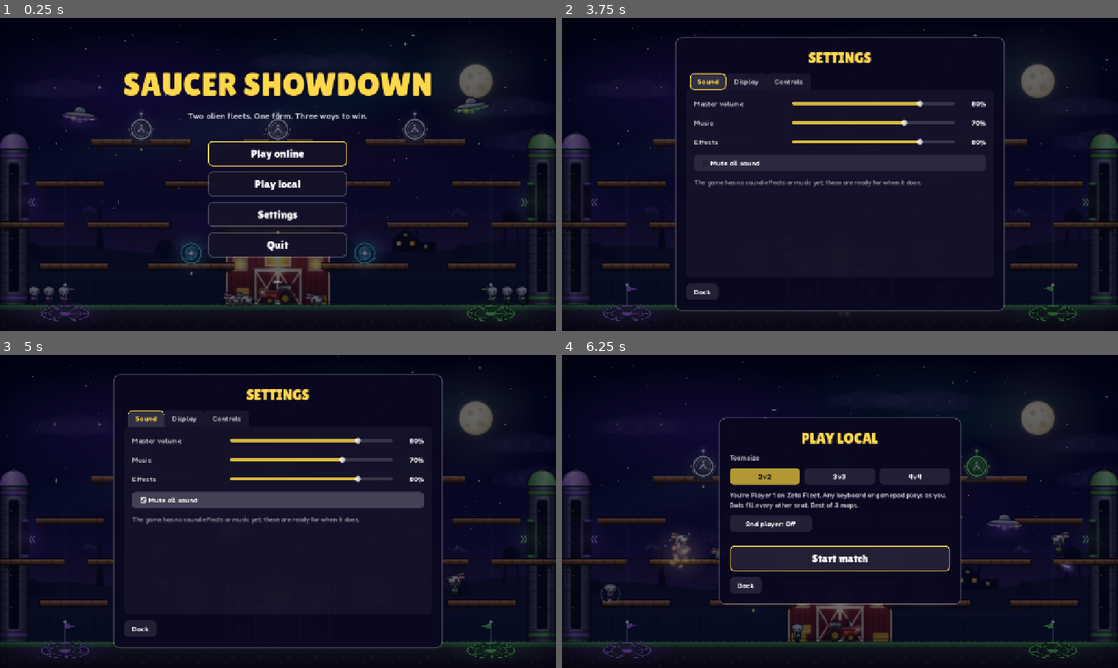
Above: before the commit, frames 1-4 (two rows, left to right).
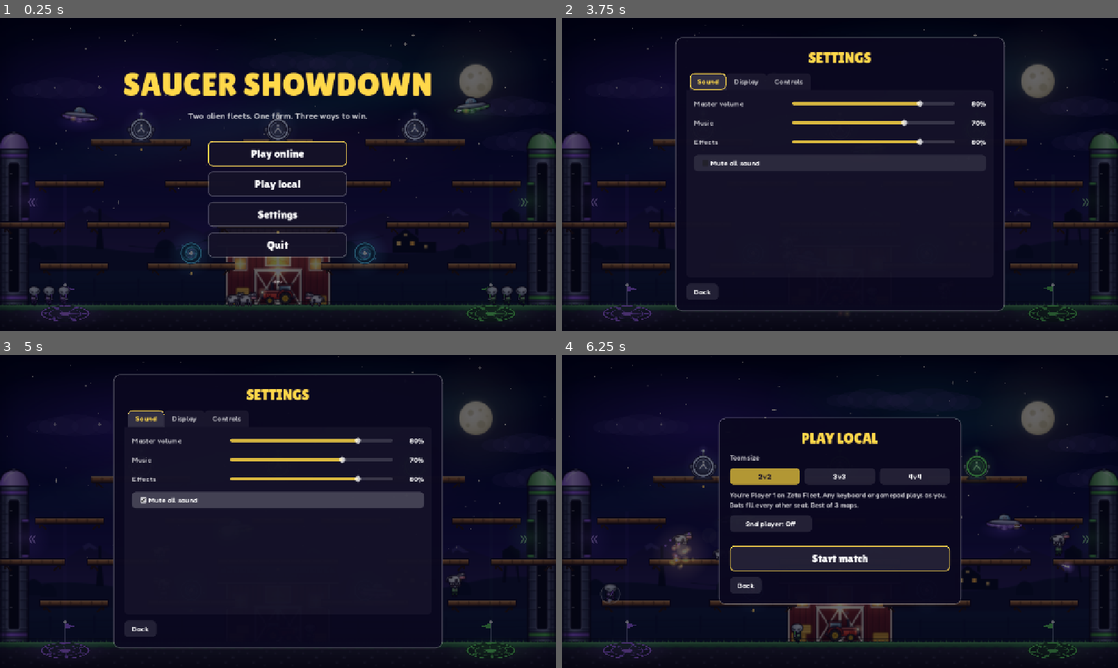
Above: after the commit, the same moments.

Repository: drewburr-labs/saucer-showdown
Game: Godot game, scene res://main.tscn
Same seed, same stepped clock (60 frames per second), same inputs: the game is played once before the commit and once after it.
Inputs:
- Up to frame 1 (0.25 s): no input
- Up to frame 2 (3.75 s): click "Play online" at 0.5 s; click "Host a game" at 1.25 s; click "Join" at 2 s; click "Back" at 2.75 s; click "Settings" at 3.5 s
- Up to frame 3 (5 s): click "Mute all sound" at 4.25 s
- Up to frame 4 (6.25 s): click "Back" at 5 s; click "Play local" at 5.75 s

The runs differ from the first frame. In frame 1, less than 0.1% of the frame differs, in the area x 40-47%, y 87-92%; in frame 2, 0.4%; in frame 3, 0.4%, in the area x 23-84%, y 51-74%; in frame 4, less than 0.1%.

Commit message:
Play sound: effects, beam and tractor loops, menu clicks and music
scripts/audio/sound.gd plays effects from the sim's events and from
watching its state each tick (shots, jumps, respawns, pickups, moos),
panned to where they happen. Beams hum and the tractor chugs while in use.
The menus and a match each have their own music; the bots' match behind
the menus plays quietly, the music ducks under the in-game menu, and the
win fanfare waits for the win to be confirmed.

Diff:
--- /dev/null
+++ b/scripts/audio/sound.gd
@@ -0,0 +1,362 @@
+extends Node2D
+## The game's sound: effects for what happens in a match, loops for tractor
+## beams and the tractor, ticks and clicks for the menus, and the music. Like
+## the view it only reads the sim (its events, and its state each tick) and
+## never feeds back into it. The sounds are made by tools/make_sounds.gd.
+##
+## Effects play from where they happen, panned across the screen. The bots'
+## match behind the menus plays quietly.
+
+const Cfg = preload("res://scripts/sim/config.gd")
+const E = preload("res://scripts/sim/entities.gd")
+
+const DIR := "res://assets/sounds/"
+const VOICES := 24
+const QUIET_DB := -18.0 # the bots' match behind the menus
+const MUSIC_DB := -4.0
+const FADE := 1.2 # seconds to cross-fade between tracks
+const REPEAT_MS := 45 # the same effect can't start more often than this
+## How loud each sound plays, in dB (every file is normalised).
+const GAIN := {
+	"shot_saucer": -11.0, "shot_ray": -12.0, "hit": -5.0, "boom_big": -1.0, "boom_small": -7.0,
+	"jump": -19.0, "land": -22.0, "moo1": -10.0, "moo2": -10.0, "pickup": -14.0,
+	"beam_loop": -17.0, "tractor_loop": -15.0, "tractor_start": -11.0, "deposit": -7.0,
+	"heist": -8.0, "powerup": -8.0, "speed": -10.0, "probe": -9.0, "claim": -8.0,
+	"respawn_saucer": -12.0, "respawn_grey": -18.0, "ui_move": -16.0, "ui_click": -11.0,
+	"go": -8.0, "win_map": -3.0, "win_match": -2.0,
+}
+
+var sim # Sim, or null
+var quiet := false # the bots' match behind the menus
+var ducked := false # the in-game menu is open
+
+var _streams := {}
+var _voices: Array[AudioStreamPlayer2D] = []
+var _last := {} # sound -> msec it last started
+var _silent := false
+var _music: Array[AudioStreamPlayer] = []
+var _music_vol := [0.0, 0.0]
+var _cur := 0 # which of _music is the track playing now
+var _track := ""
+var _fanfare: AudioStreamPlayer
+var _loops := {} # key -> {"name", "player", "vol"}
+var _seen_sim = null
+var _tick := -1
+var _still := 0.0 # seconds since the sim last moved (paused, waiting, or a banner)
+var _bolts := {}
+var _units := {} # unit id -> what it was doing last tick
+var _cows := {}
+var _rider := false
+var _moo_t := 6.0
+var _ready_ms := 0
+var _click_ms := -1000
+var _rng := RandomNumberGenerator.new()
+
+
+func _ready() -> void:
+	_rng.randomize()
+	_ready_ms = Time.get_ticks_msec()
+	for i in VOICES:
+		_voices.append(_player2d())
+	for i in 2:
+		var m := AudioStreamPlayer.new()
+		m.bus = "Music"
+		add_child(m)
+		_music.append(m)
+	_fanfare = AudioStreamPlayer.new()
+	_fanfare.bus = "Music"
+	add_child(_fanfare)
+	get_tree().node_added.connect(_on_node_added)
+	get_viewport().gui_focus_changed.connect(_on_focus)
+
+
+func _process(delta: float) -> void:
+	_update_music(delta)
+	if sim != _seen_sim:
+		# A new map or a bot match: note what's there without sounding it.
+		_seen_sim = sim
+		_bolts.clear()
+		_units.clear()
+		_cows.clear()
+		_rider = false
+		if sim != null:
+			_silent = true
+			_watch()
+			_silent = false
+			_tick = sim.tick
+	elif sim != null:
+		if sim.tick != _tick:
+			_tick = sim.tick
+			_still = 0.0
+			_watch()
+			_ambient(delta)
+		else:
+			_still += delta
+	_update_loops(delta)
+
+
+## Plays effect `name` at `pos` (the middle of the screen if null). `ui`
+## sounds aren't hushed with the bots' match.
+func play(name: String, pos: Variant = null, db := 0.0, pitch := 1.0, ui := false) -> void:
+	if _silent:
+		return
+	var now := Time.get_ticks_msec()
+	if now - int(_last.get(name, -1000)) < REPEAT_MS:
+		return
+	var s := _stream(name)
+	if s == null:
+		return
+	_last[name] = now
+	var v := _free_voice()
+	v.stream = s
+	v.position = pos if pos != null else Vector2(Cfg.W, Cfg.H) * 0.5
+	v.volume_db = GAIN.get(name, 0.0) + db + (QUIET_DB if quiet and not ui else 0.0)
+	v.pitch_scale = pitch * _rng.randf_range(0.96, 1.04)
+	v.set_meta("t", now)
+	v.play()
+
+
+## The sim's events for a tick (the same ones the view gets).
+func add_events(events: Array) -> void:
+	for ev: Dictionary in events:
+		var p: Vector2 = ev["pos"]
+		match ev["type"]:
+			"deposit":
+				play("deposit", p, 0.0, 1.12 if ev["value"] > 1 else 1.0)
+			"heist":
+				play("heist", p)
+			"warrior":
+				play("powerup", p)
+			"speed":
+				play("speed", p)
+			"probed":
+				play("probe", p)
+			"claim":
+				play("claim", p)
+			"hit":
+				play("hit", p)
+			"kill":
+				play("boom_big" if ev["kind"] == E.Kind.OVERLORD else "boom_small", p)
+			# "win" sounds once the win is confirmed; see win().
+
+
+## The music to play: "menu", "battle", or "" for none.
+func music(track: String) -> void:
+	if track == _track:
+		return
+	_track = track
+	_cur = 1 - _cur
+	var m := _music[_cur]
+	m.stop()
+	m.stream = _stream("music_" + track) if track != "" else null
+	_music_vol[_cur] = 0.0
+	m.volume_db = -80.0
+	if m.stream != null:
+		m.play()
+
+
+## A map is won (or the whole match).
+func win(match_over: bool) -> void:
+	var s := _stream("win_match" if match_over else "win_map")
+	if s == null:
+		return
+	_fanfare.stream = s
+	_fanfare.volume_db = GAIN["win_match" if match_over else "win_map"]
+	_fanfare.play()
+
+
+## A map is starting.
+func go() -> void:
+	play("go", null, 0.0, 1.0, true)
+
+
+# --- Watching the sim ------------------------------------------------------
+
+## Sounds for changes since the last tick that the sim doesn't report as
+## events: shots, jumps, respawns, cows picked up, the tractor starting.
+func _watch() -> void:
+	var live := {}
+	for b: E.Bolt in sim.bolts:
+		live[b.id] = true
+		if not _bolts.has(b.id):
+			play("shot_saucer" if b.from_kind == E.Kind.OVERLORD else "shot_ray", b.pos)
+	_bolts = live
+	for u: E.Unit in sim.units:
+		var was: Dictionary = _units.get(u.id, {})
+		_units[u.id] = {"alive": u.alive, "ground": u.grounded, "vy": u.vel.y,
+			"carry": u.carrying != null, "beam": u.beam_target != null}
+		if was.is_empty() or not u.alive:
+			continue
+		if not was["alive"]:
+			play("respawn_saucer" if u.kind == E.Kind.OVERLORD else "respawn_grey", u.pos)
+		elif u.kind == E.Kind.GREY:
+			if was["ground"] and not u.grounded and u.vel.y < -200.0 and u.held_by == null:
+				play("jump", u.pos)
+			elif u.grounded and not was["ground"] and was["vy"] > 450.0:
+				play("land", u.pos)
+			if u.carrying != null and not was["carry"]:
+				play("pickup", u.pos)
+				if _rng.randf() < 0.4:
+					_moo(u.pos)
+		elif u.beam_target != null and not was["beam"]:
+			if u.beam_target is E.Cow:
+				_moo(u.beam_target.pos)
+			else:
+				play("pickup", u.pos, 0.0, 0.7)
+	var cows := {}
+	for c: E.Cow in sim.cows:
+		cows[c.id] = true
+		if not _cows.has(c.id):
+			_moo(c.pos, -5.0)
+	_cows = cows
+	var riding: bool = sim.tractor.rider != null
+	if riding and not _rider:
+		play("tractor_start", sim.tractor.pos)
+	_rider = riding
+
+
+## Now and then a loose cow moos.
+func _ambient(delta: float) -> void:
+	_moo_t -= delta
+	if _moo_t > 0.0:
+		return
+	_moo_t = _rng.randf_range(7.0, 16.0)
+	var loose: Array = sim.cows.filter(func(c: E.Cow) -> bool: return c.state == E.CowState.LOOSE)
+	if not loose.is_empty():
+		_moo(loose[_rng.randi() % loose.size()].pos, -4.0)
+
+
+func _moo(pos: Vector2, db := 0.0) -> void:
+	var now := Time.get_ticks_msec()
+	if now - int(_last.get("moo", -1000)) < 600:
+		return
+	if not _silent:
+		_last["moo"] = now
+	play("moo1" if _rng.randf() < 0.5 else "moo2", pos, db, _rng.randf_range(0.9, 1.1))
+
+
+## Beams hum and the tractor chugs while they're in use and the sim is moving.
+func _update_loops(delta: float) -> void:
+	var want := {} # key -> [sound, position, pitch]
+	if sim != null and _still < 0.2:
+		for u: E.Unit in sim.units:
+			if u.alive and u.kind == E.Kind.OVERLORD and u.in_beam:
+				want["beam%d" % u.id] = ["beam_loop", u.pos + Vector2(0, 60), 0.85 if u.beam_target != null else 1.0]
+		var tr: E.Tractor = sim.tractor
+		if tr.rider != null:
+			want["tractor"] = ["tractor_loop", tr.pos, 1.0 if tr.dir == 0.0 else 1.12]
+	for key: String in want:
+		if not _loops.has(key):
+			var s := _stream(want[key][0])
+			if s == null:
+				continue
+			var p := _player2d()
+			p.stream = s
+			p.volume_db = -80.0
+			p.play()
+			_loops[key] = {"name": want[key][0], "player": p, "vol": 0.0}
+	for key: String in _loops.keys():
+		var l: Dictionary = _loops[key]
+		var p: AudioStreamPlayer2D = l["player"]
+		var on := want.has(key)
+		l["vol"] = move_toward(l["vol"], 1.0 if on else 0.0, delta * (8.0 if on else 5.0))
+		if on:
+			p.position = want[key][1]
+			p.pitch_scale = want[key][2]
+		elif l["vol"] <= 0.0:
+			p.queue_free()
+			_loops.erase(key)
+			continue
+		p.volume_db = GAIN[l["name"]] + linear_to_db(maxf(l["vol"], 0.0001)) + (QUIET_DB if quiet else 0.0)
+
+
+# --- Music -----------------------------------------------------------------
+
+func _update_music(delta: float) -> void:
+	var level := 1.0
+	if ducked:
+		level = 0.4
+	if _fanfare.playing:
+		level = 0.15
+	for i in 2:
+		var target := level if i == _cur and _track != "" else 0.0
+		_music_vol[i] = move_toward(_music_vol[i], target, delta / FADE)
+		var m := _music[i]
+		if not m.playing:
+			continue
+		if _music_vol[i] <= 0.0 and i != _cur:
+			m.stop()
+		m.volume_db = MUSIC_DB + linear_to_db(maxf(_music_vol[i], 0.0001))
+
+
+# --- Menus -----------------------------------------------------------------
+
+## Every button clicks and every slider ticks, wherever it is.
+func _on_node_added(n: Node) -> void:
+	if n is BaseButton:
+		(n as BaseButton).pressed.connect(_ui_click)
+	elif n is Slider:
+		(n as Slider).value_changed.connect(_ui_tick.unbind(1))
+	elif n is TabBar:
+		(n as TabBar).tab_changed.connect(_ui_tick.unbind(1))
+
+
+## Moving the focus with keys or a gamepad ticks; a mouse click doesn't, and
+## nor does the focus a page sets as it opens.
+func _on_focus(_c: Control) -> void:
+	if Input.is_mouse_button_pressed(MOUSE_BUTTON_LEFT) or Time.get_ticks_msec() - _click_ms < 200:
+		return
+	_ui_tick()
+
+
+func _ui_click() -> void:
+	_click_ms = Time.get_ticks_msec()
+	if _click_ms - _ready_ms > 500:
+		play("ui_click", null, 0.0, 1.0, true)
+
+
+func _ui_tick() -> void:
+	if Time.get_ticks_msec() - _ready_ms > 500:
+		play("ui_move", null, 0.0, 1.0, true)
+
+
+# --- Helpers ---------------------------------------------------------------
+
+func _stream(name: String) -> AudioStream:
+	if not _streams.has(name):
+		var s: AudioStream = null
+		for ext in [".wav", ".ogg"]:
+			if ResourceLoader.exists(DIR + name + ext):
+				s = load(DIR + name + ext)
+				break
+		_streams[name] = s
+	return _streams[name]
+
+
+func _player2d() -> AudioStreamPlayer2D:
+	var p := AudioStreamPlayer2D.new()
+	p.bus = "Effects"
+	p.attenuation = 0.0 # no fall-off: the whole arena is on screen
+	p.max_distance = 100000.0
+	p.panning_strength = 1.2
+	add_child(p)
+	return p
+
+
+## An idle voice, or else the one that started longest ago.
+func _free_voice() -> AudioStreamPlayer2D:
+	var best: AudioStreamPlayer2D = _voices[0]
+	for v in _voices:
+		if not v.playing:
+			return v
+		if int(v.get_meta("t", 0)) < int(best.get_meta("t", 0)):
+			best = v
+	return best
+
+
+## Stop everything, so no playback outlives the players at exit.
+func _exit_tree() -> void:
+	for c in get_children():
+		if c is AudioStreamPlayer or c is AudioStreamPlayer2D:
+			c.stop()
+			c.stream = null
--- a/scripts/main.gd
+++ b/scripts/main.gd
@@ -28,6 +28,7 @@
 const RelayLink = preload("res://scripts/net/relay_link.gd")
 const RP = preload("res://relay/relay_protocol.gd")
 const ArenaView = preload("res://scripts/view/arena_view.gd")
+const Sound = preload("res://scripts/audio/sound.gd")
 const Hud = preload("res://scripts/view/hud.gd")
 const Menus = preload("res://scripts/ui/menus.gd")
 const Settings = preload("res://scripts/settings.gd")
@@ -85,6 +86,7 @@
 var _next_sent := false
 var _input = LocalInput.new() # untyped so tests can script it
 var _view: ArenaView
+var _sound: Sound
 var _hud: Hud
 var _menu: Menus
 var _host_port := NetPeer.PORT
@@ -118,6 +120,8 @@
 	randomize()
 	_view = ArenaView.new()
 	add_child(_view)
+	_sound = Sound.new()
+	add_child(_sound)
 	_hud = Hud.new()
 	_hud.game = self
 	add_child(_hud)
@@ -345,6 +349,9 @@
 	sim = Sim.new(randi(), 3)
 	_view.sim = sim
 	_view.labels = {}
+	_sound.sim = sim
+	_sound.quiet = true
+	_sound.music("menu")
 	win_confirmed = false
 	waiting_t = 0
 	you = ""
@@ -357,6 +364,7 @@
 	sim.step_frame(InputFrame.all_bots(sim.units.size()))
 	if not sim.events.is_empty():
 		_view.add_events(sim.events)
+		_sound.add_events(sim.events)
 
 
 func _new_match() -> void:
@@ -396,6 +404,11 @@
 	waiting_t = 0
 	_drift = 0
 	_view.sim = sim
+	_sound.sim = sim
+	_sound.quiet = false
+	_sound.music("battle")
+	if sim.tick < 30: # not a late join or a resync
+		_sound.go()
 	if role != Role.CLIENT:
 		_sums.clear()
 		for id: int in _peers:
@@ -430,6 +443,7 @@
 
 func _physics_process(_delta: float) -> void:
 	_input.poll()
+	_sound.ducked = in_match and _menu.is_open()
 	notice_t = maxf(0.0, notice_t - Cfg.TICK)
 	if net != null:
 		_net_events()
@@ -657,6 +671,7 @@
 			_shown.append([t, ev["type"], ev.get("team", -1), ev["pos"]])
 	if not fresh.is_empty():
 		_view.add_events(fresh)
+		_sound.add_events(fresh)
 	while not _shown.is_empty() and _shown[0][0] < _verified - 10:
 		_shown.pop_front()
 
@@ -669,6 +684,7 @@
 		map_wins[sim.winner] += 1
 		if map_wins[sim.winner] >= Cfg.MAPS_TO_WIN:
 			match_winner = sim.winner
+		_sound.win(match_winner >= 0)
 	_win_ticks += 1
 	if match_winner >= 0 and _win_ticks > BACK_TO_LOBBY and role != Role.CLIENT:
 		end_match()
--- a/scripts/settings.gd
+++ b/scripts/settings.gd
@@ -138,7 +138,7 @@
 	for bus: String in BUSES:
 		var i := AudioServer.get_bus_index(bus)
 		if i < 0:
-			# No sounds exist yet; make the buses so they're ready when they do.
+			# default_bus_layout.tres has them; this covers a project without it.
 			AudioServer.add_bus()
 			i = AudioServer.bus_count - 1
 			AudioServer.set_bus_name(i, bus)
--- a/scripts/ui/settings_page.gd
+++ b/scripts/ui/settings_page.gd
@@ -105,7 +105,6 @@
 		Settings.set_value("mute", on)
 		Settings.apply_audio())
 	box.add_child(_mute)
-	box.add_child(UI.label("The game has no sound effects or music yet; these are ready for when it does.", 15, Color(1, 1, 1, 0.45), true))
 	return box
 
 
Not shown, added: scripts/audio/sound.gd.uid
Not shown, added: tools/make_sounds.gd.uid
Not shown, changed: CLAUDE.md
